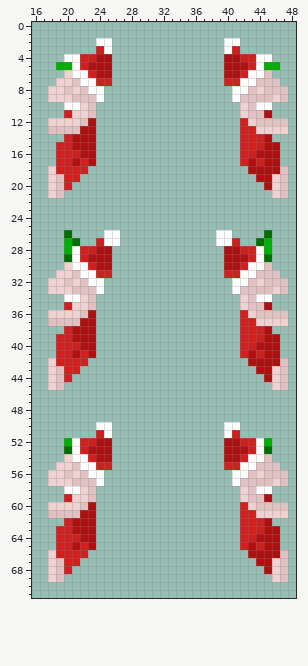
Two versions of one sprite sheet, data/external/styles/xmas/lemmings-hr/slider.png. The first picture shows the starting point.
The file is 64x72 pixels. Shown: x 16..48, y 0..71.
After:
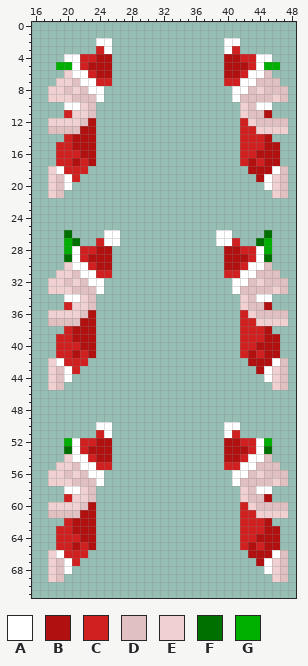
Palette (. is transparent): A #ffffff  B #b01010  C #d02020  D #e0c0c0  E #f0d0d0  F #007000  G #00b000
What changed:
Colour A replaces colour B in row 18 at x 46; in rows 19 to 20 at x 45; in row 42 at x 46; in rows 43 to 44 at x 45; in row 66 at x 46; in rows 67 to 68 at x 45.
Colour A replaces colour C in row 18 at x 19; in rows 19 to 20 at x 20; in row 42 at x 19; in rows 43 to 44 at x 20; in row 66 at x 19; in rows 67 to 68 at x 20.
Pixel boxes of the changes (left, top, right, bottom) in both pictures:
changed: (56, 166, 72, 190)
changed: (264, 166, 280, 190)
changed: (56, 358, 72, 382)
changed: (264, 358, 280, 382)
changed: (56, 550, 72, 574)
changed: (264, 550, 280, 574)
